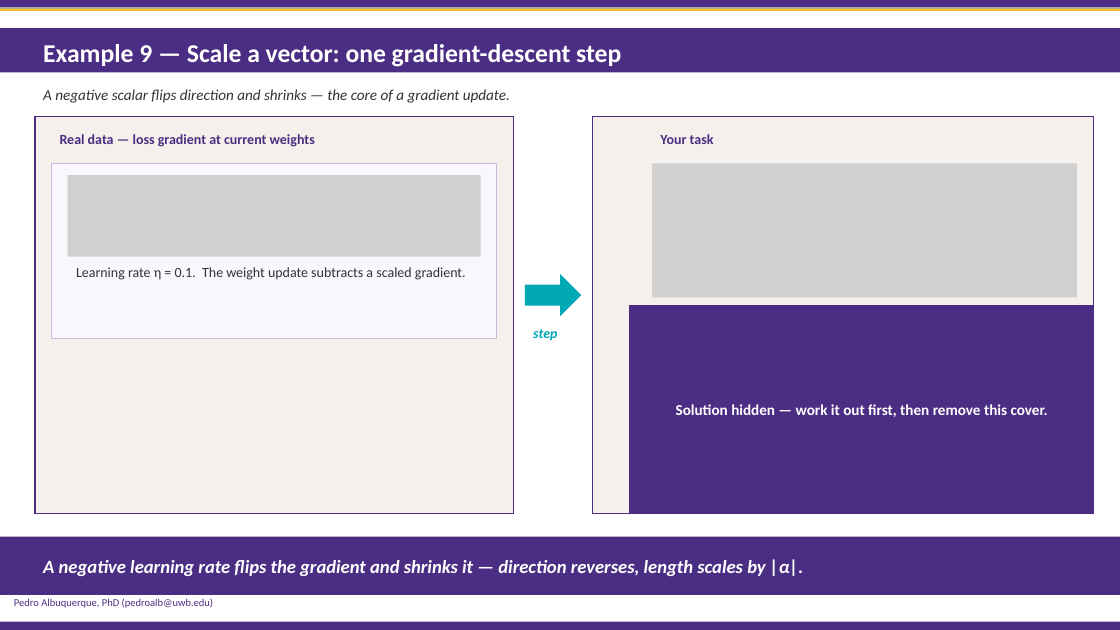
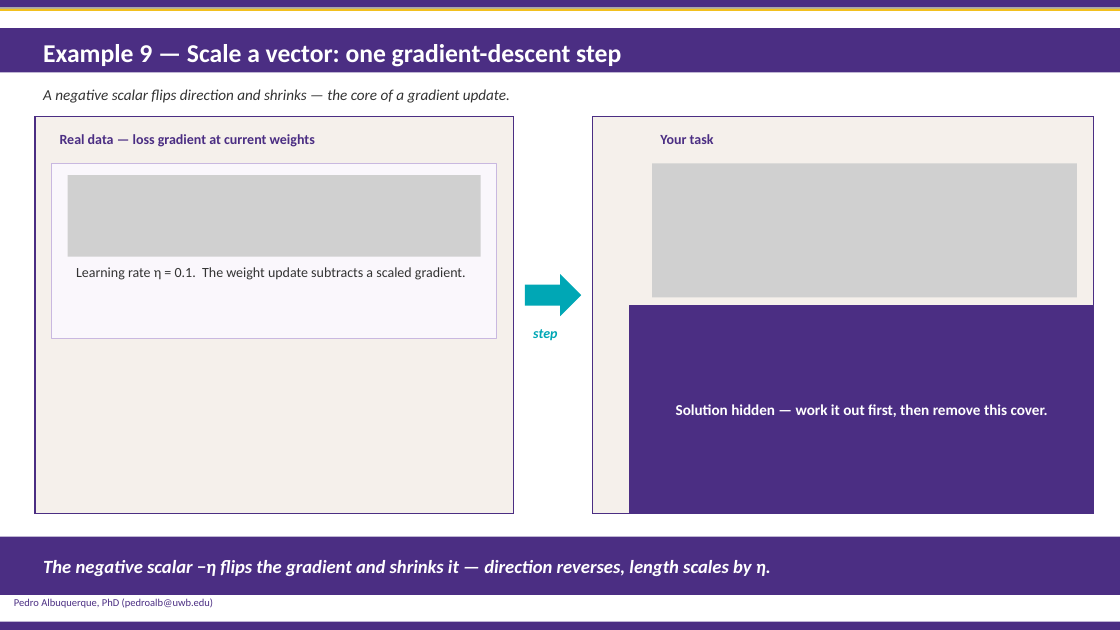
Before and after one commit to PedroBSB/BDATA412, a slide deck: slide 56 of 01 - Advanced Data Visualization.pptx. Drawn at 1120x630 pixels with LibreOffice and Linux fonts; fonts in the diff are those of the drawing; grey boxes stand for pictures; background and template pictures are left out. Boxes give left, top, right and bottom in pixels: in the first picture for what was removed or moved away, otherwise in the second. Text is boxed around its words. In the diff, an @@ line names an element or a change of style, - is before the commit and + after.

```diff
--- a/01 - Advanced Data Visualization.pptx
+++ b/01 - Advanced Data Visualization.pptx
@@ text at (43,560,771,576): text changed @@
-A negative learning rate flips the gradient and shrinks it — direction reverses, length scales by |α|.
+The negative scalar −η flips the gradient and shrinks it — direction reverses, length scales by η.
```
Also in this commit, not shown: 19 other slides changed.
